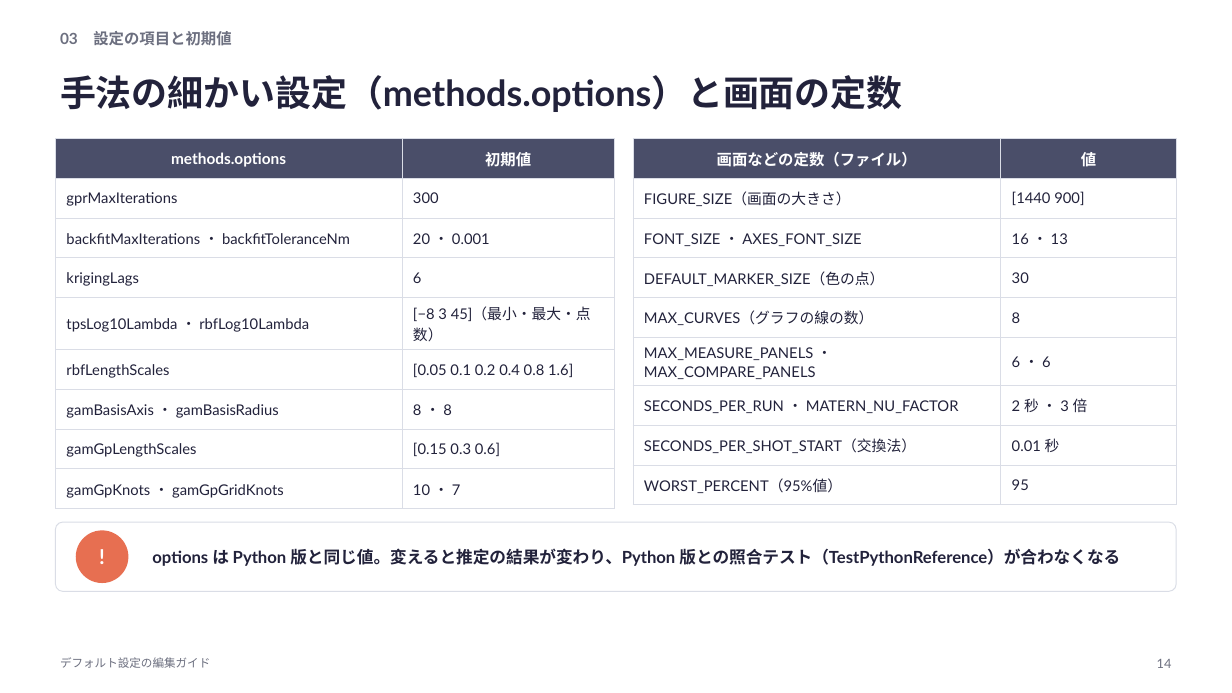
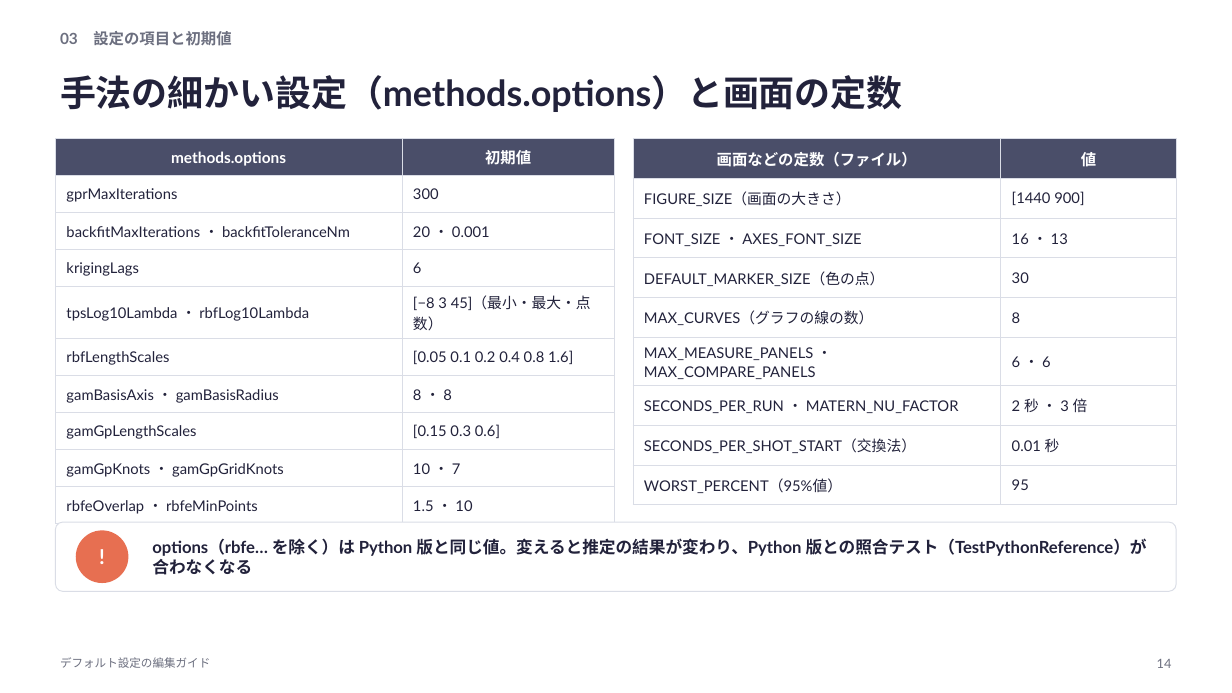
Before and after one commit to rsakamoto-0824/alignment-estimation-benchmark, a slide deck: slide 14 of matlab_app/docs/defaults_guide/デフォルト設定の編集ガイド.pptx. Drawn at 1232x693 pixels with LibreOffice and Linux fonts; fonts in the diff are those of the drawing. Boxes give left, top, right and bottom in pixels: in the first picture for what was removed or moved away, otherwise in the second. Text is boxed around its words. In the diff, an @@ line names an element or a change of style, - is before the commit and + after.

```diff
--- a/matlab_app/docs/defaults_guide/デフォルト設定の編集ガイド.pptx
+++ b/matlab_app/docs/defaults_guide/デフォルト設定の編集ガイド.pptx
@@ table at box(55, 139, 615, 518) @@
+row 10: rbfeOverlap ・ rbfeMinPoints | 1.5 ・ 10
@@ text at box(152, 538, 1147, 575): text changed @@
-options は Python 版と同じ値。変えると推定の結果が変わり、Python 版との照合テスト（TestPythonReference）が合わなくなる
+options（rbfe… を除く）は Python 版と同じ値。変えると推定の結果が変わり、Python 版との照合テスト（TestPythonReference）が合わなくなる
```
Also in this commit, not shown: 2 other slides changed, 31 other files.
